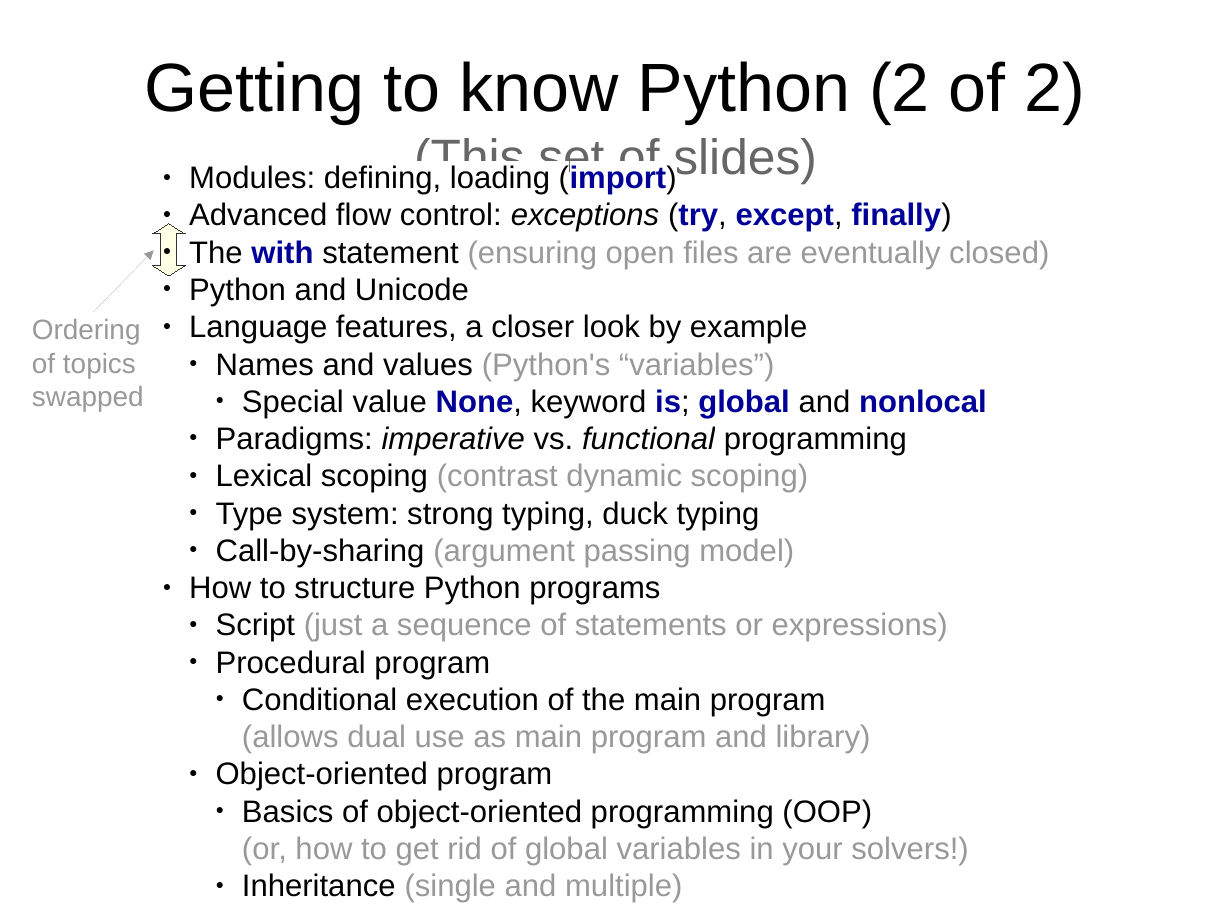
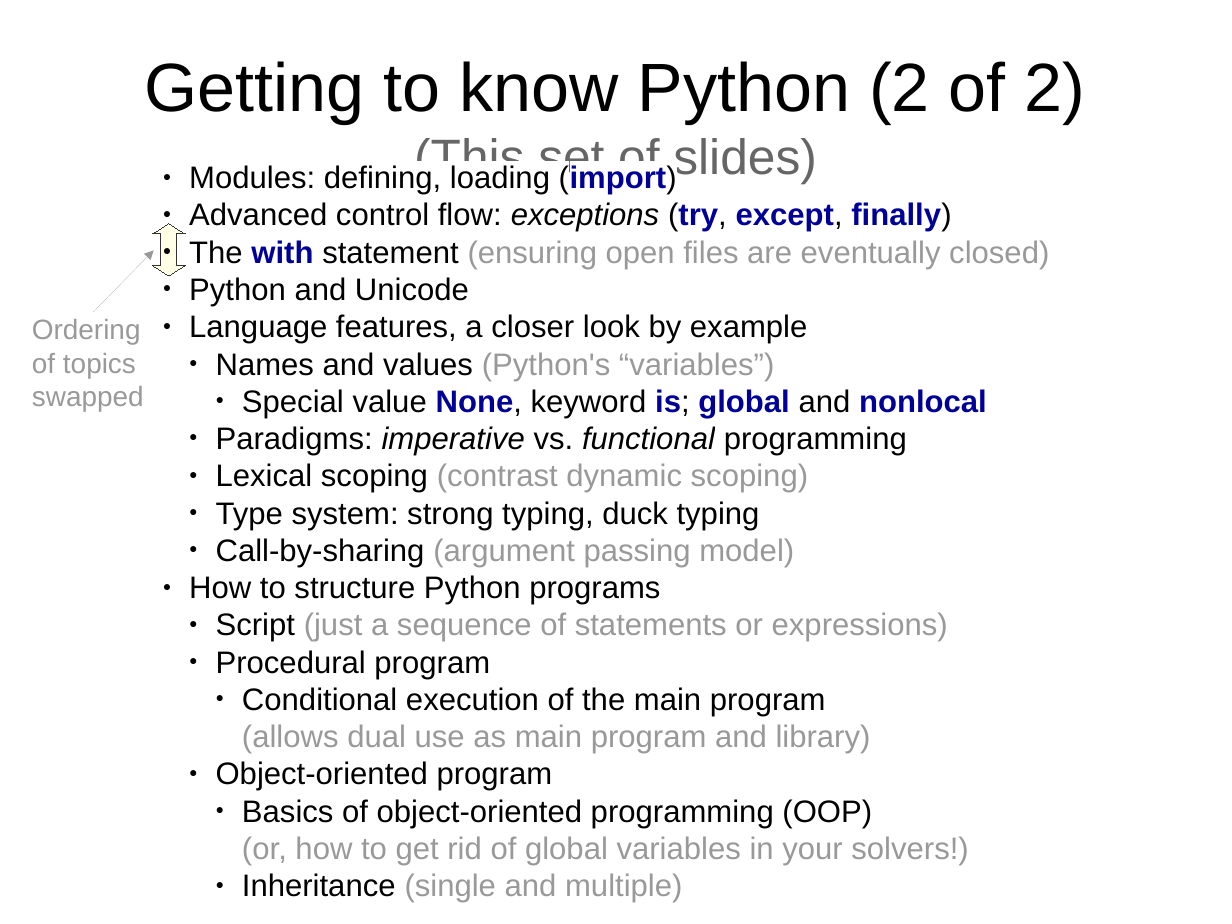
Before and after one commit to Technologicat/python-3-scicomp-intro, a slide deck: slide 4 of lecture_slides/src/lecture3/lectures_tut_2018_3.odp. Drawn at 1232x924 pixels with LibreOffice and Linux fonts; fonts in the diff are those of the drawing. Boxes give left, top, right and bottom in pixels: in the first picture for what was removed or moved away, otherwise in the second. Text is boxed around its words. In the diff, an @@ line names an element or a change of style, - is before the commit and + after.

Commit message:
lectures 2, 3: fix terminology mishap: flow control -> control flow

```diff
--- a/lecture_slides/src/lecture3/lectures_tut_2018_3.odp
+++ b/lecture_slides/src/lecture3/lectures_tut_2018_3.odp
@@ subtitle at (x1=189, y1=202, x2=951, y2=232): text changed @@
-● Advanced flow control: exceptions (try, except, finally)
+● Advanced control flow: exceptions (try, except, finally)
```
Also in this commit, not shown: 3 other slides changed, 3 other files.
